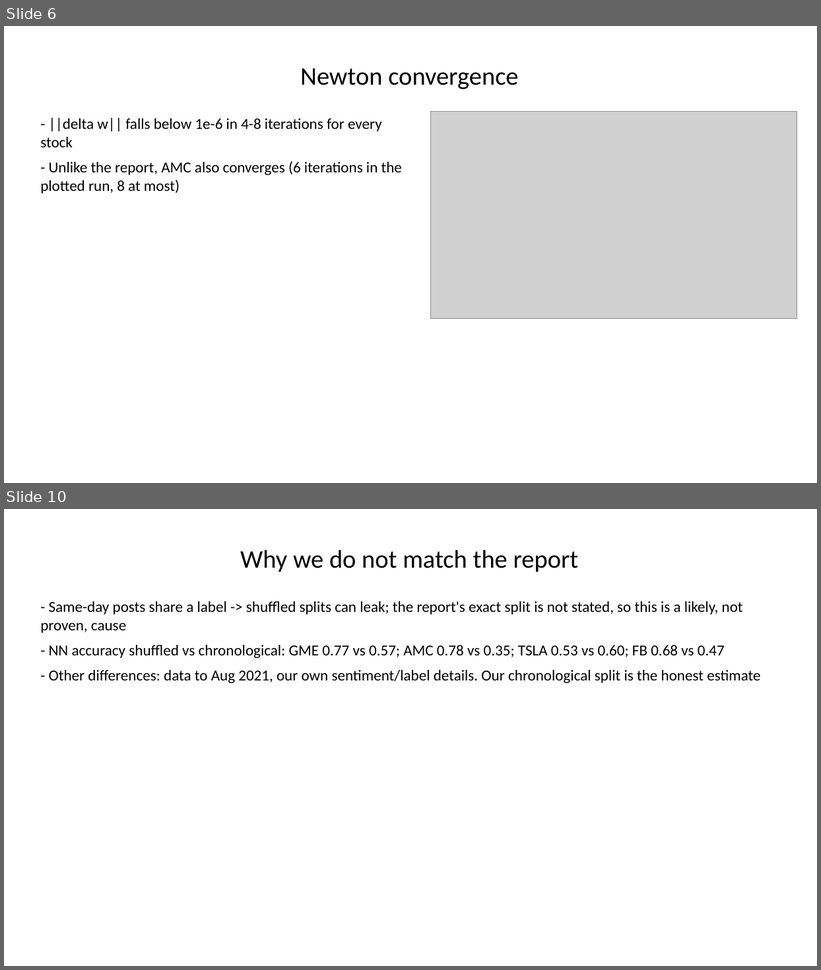
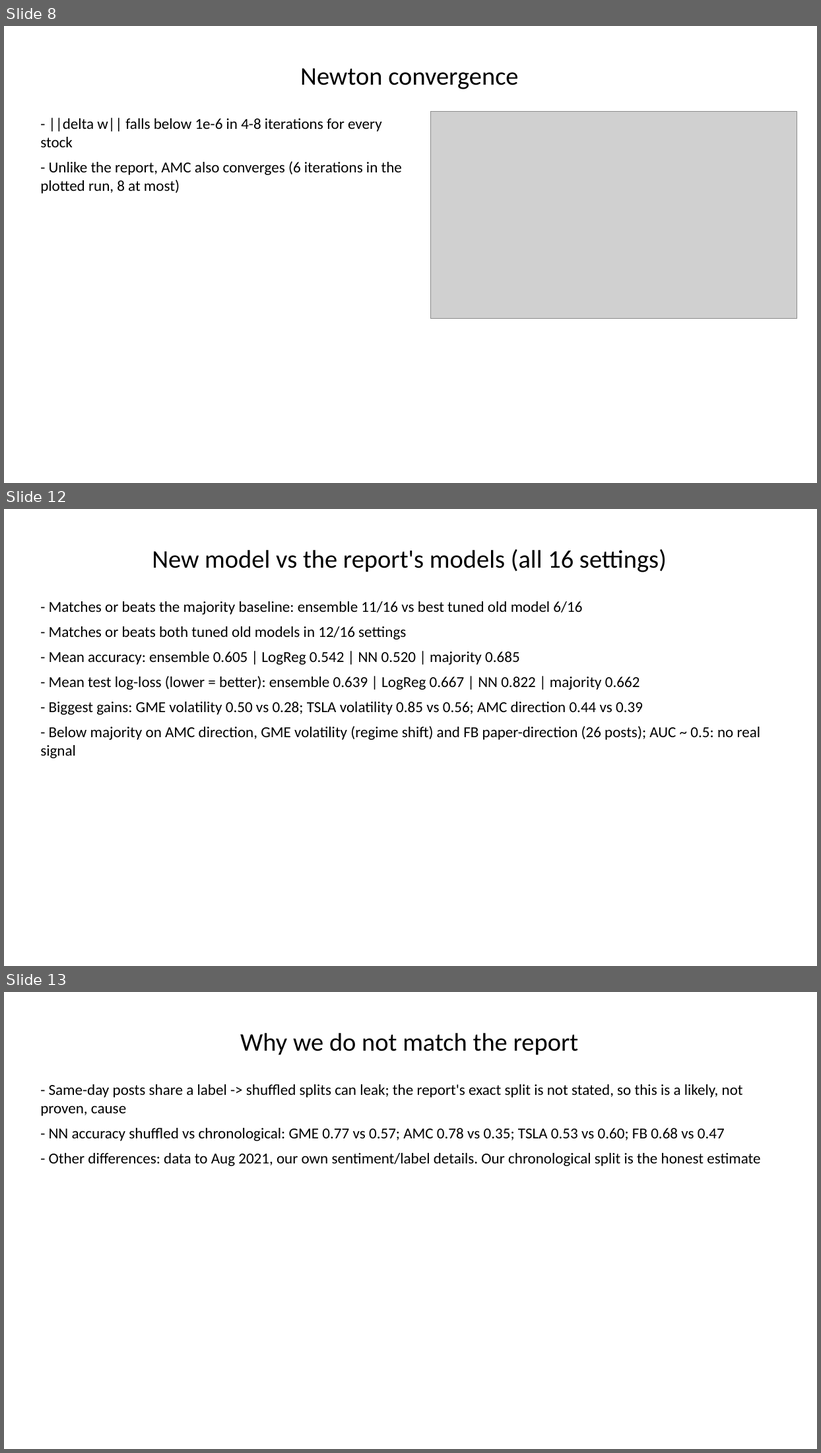
Before and after one commit to Prithvi-Aithal/wsb-market-prediction, a slide deck: docs/presentation.pptx. Shown one above the other, each under a label of ours: slides 6 and 10 before the commit, slides 8, 12 and 13 after it; the slides between them are not shown. The pictures are 821x970 and 821x1453 pixels, drawn with LibreOffice and Linux fonts; fonts in the diff are those of the drawing; grey boxes stand for pictures. Boxes give left, top, right and bottom in pixels: in the first picture for what was removed or moved away, otherwise in the second. Text is boxed around its words. In the diff, an @@ line names an element or a change of style, - is before the commit and + after.

Commit message:
Add shrinkage ensemble model with forward-chaining CV tuning
New third model (models.ShrinkageEnsemble): soft vote of Newton logistic
regression, random forest, gradient boosting and Gaussian naive Bayes,
shrunk toward the training base rate (p = lam * p_vote + (1 - lam) * prior).
Count features are replaced by causal percentile ranks among the stock's
last 200 posts to remove the post-squeeze drift in engagement.

lam and the base learners' hyper-parameters are chosen by random search
over forward-chaining CV log-loss on train+val (tune_ensemble); the winner
is refit on train+val. Over 16 settings it matches or beats the majority
baseline in 11 (tuned report models: 6).

- run_experiments: ensemble metrics (accuracy, F1, log-loss, AUC), saved
  models, ensemble back-test and figures
- demo: prints ensemble probability; --quick tunes the ensemble live
- tests: 5 new tests for the ensemble and relative features
- docs, README, results and models regenerated

```diff
--- a/docs/presentation.pptx
+++ b/docs/presentation.pptx
@@ slide 12 added at (x1=4, y1=509, x2=817, y2=966), background #FFFFFF @@
@@ title added at (x1=152, y1=549, x2=667, y2=572), 30 pt, text #000000 @@
+New model vs the report's models (all 16 settings)
@@ text added at (x1=40, y1=601, x2=761, y2=758), 18 pt, text #000000 @@
+- Matches or beats the majority baseline: ensemble 11/16 vs best tuned old model 6/16
+- Matches or beats both tuned old models in 12/16 settings
+- Mean accuracy: ensemble 0.605 | LogReg 0.542 | NN 0.520 | majority 0.685
+- Mean test log-loss (lower = better): ensemble 0.639 | LogReg 0.667 | NN 0.822 | majority 0.662
+- Biggest gains: GME volatility 0.50 vs 0.28; TSLA volatility 0.85 vs 0.56; AMC direction 0.44 vs 0.39
+- Below majority on AMC direction, GME volatility (regime shift) and FB paper-direction (26 posts); AUC ~ 0.5: no real signal
@@ what was slide 6 is now slide 8 @@
@@ what was slide 10 is now slide 13 @@
```
Also in this commit, not shown: 6 slides changed, 2 other slides added, 22 other files.
